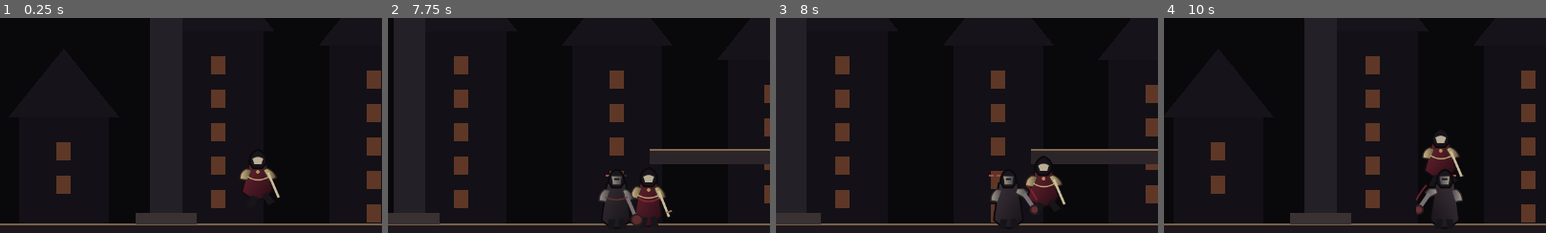
Above: before the commit, frames 1-4 (left to right).
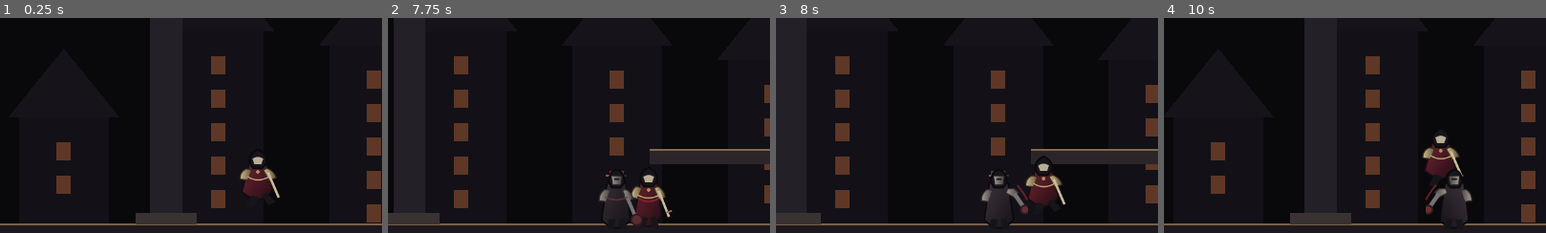
Above: after the commit, the same moments.

Repository: heliossamuelhernandezreyes/Godot-juegos-2d
Game: Godot game, scene res://main.tscn
Two runs of this game, one before a commit and one after it. Both use one fixed random seed, a clock stepped at 60 frames per second and the inputs below.
Inputs (mouse positions are % of the whole screen's width and height, from its top left):
- Up to frame 1 (0.25 s): no input
- Up to frame 2 (7.75 s): tap Enter at 0.5 s; move the mouse to (45, 70) at 0.52 s; hold D (move_right) 0.53-1.25 s; tap J (attack) at 0.6, 2.3, 3.6, 5.3, 6.6 s; click (45, 70) at 0.67 s; tap Space (jump) at 0.77, 3.77, 6.77 s; drag from (80, 65) to (53, 72) at 1.27 s; move the mouse to (20, 35) at 2.02 s; hold A (move_left) 2.03-2.75 s; tap Shift (dash) at 2.1, 5.1 s; drag from (55, 50) to (43, 81) at 2.77 s; move the mouse to (35, 25) at 3.52 s; hold A (move_left) 3.53-4.25 s; drag from (72, 45) to (86, 81) at 4.27 s; move the mouse to (30, 55) at 5.02 s; hold D (move_right) 5.03-5.75 s; click (30, 55) at 5.17 s; drag from (60, 28) to (66, 81) at 5.77 s; move the mouse to (45, 70) at 6.52 s; hold D (move_right) 6.53-7.25 s; drag from (80, 65) to (45, 70) at 7.27 s
- Up to frame 3 (8 s): no input
- Up to frame 4 (10 s): move the mouse to (20, 35) at 8.02 s; hold A (move_left) 8.03-8.75 s; tap Shift (dash) at 8.1 s; tap J (attack) at 8.3, 9.6 s; drag from (55, 50) to (47, 81) at 8.77 s; move the mouse to (35, 25) at 9.52 s; hold D (move_right) from 9.53 s (still down); click (35, 25) at 9.67 s; tap Space (jump) at 9.77 s
The pictures show only the part of the screen within x 16-66%, y 37-87%; the shares and areas given below are measured in that part.

Frames 1-2 are identical in both runs. In frame 3, 1.3% of the frame differs, in the area x 53-69%, y 71-97%; in frame 4, 1.4%, in the area x 66-81%, y 70-97%.

Commit message:
art(mortofe): align normalized enemy attack sprite

Diff:
--- a/Mortofe/scripts/enemy.gd
+++ b/Mortofe/scripts/enemy.gd
@@ -139,18 +139,15 @@
 	if not is_instance_valid(visual):
 		return
 	var next_texture: Texture2D = ENEMY_IDLE
-	var attack_offset := 0.0
 	if hurt_flash_left > 0.0:
 		next_texture = ENEMY_HURT
 	elif attack_window_left > 0.0:
 		next_texture = ENEMY_ATTACK
-		attack_offset = 16.0 * float(facing)
 	visual.texture = next_texture
 	visual.flip_h = facing < 0
-	visual.position = Vector2(attack_offset, -20)
+	visual.position = Vector2(0, -20)
 
 func _draw() -> void:
-	# Health pips remain as gameplay feedback even after sprite integration.
 	for i in range(max_health):
 		var c := Color("a74749") if i < health else Color("2b292c")
 		draw_rect(Rect2(-18 + i * 13, -58, 9, 3), c, true)
